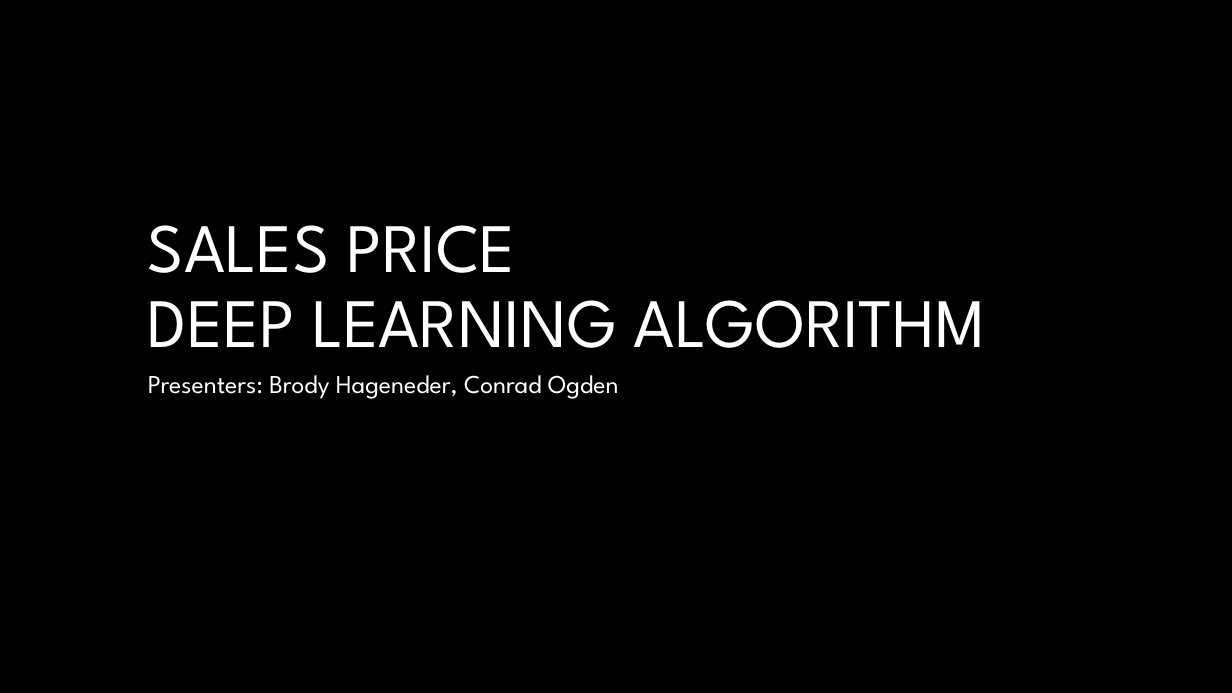
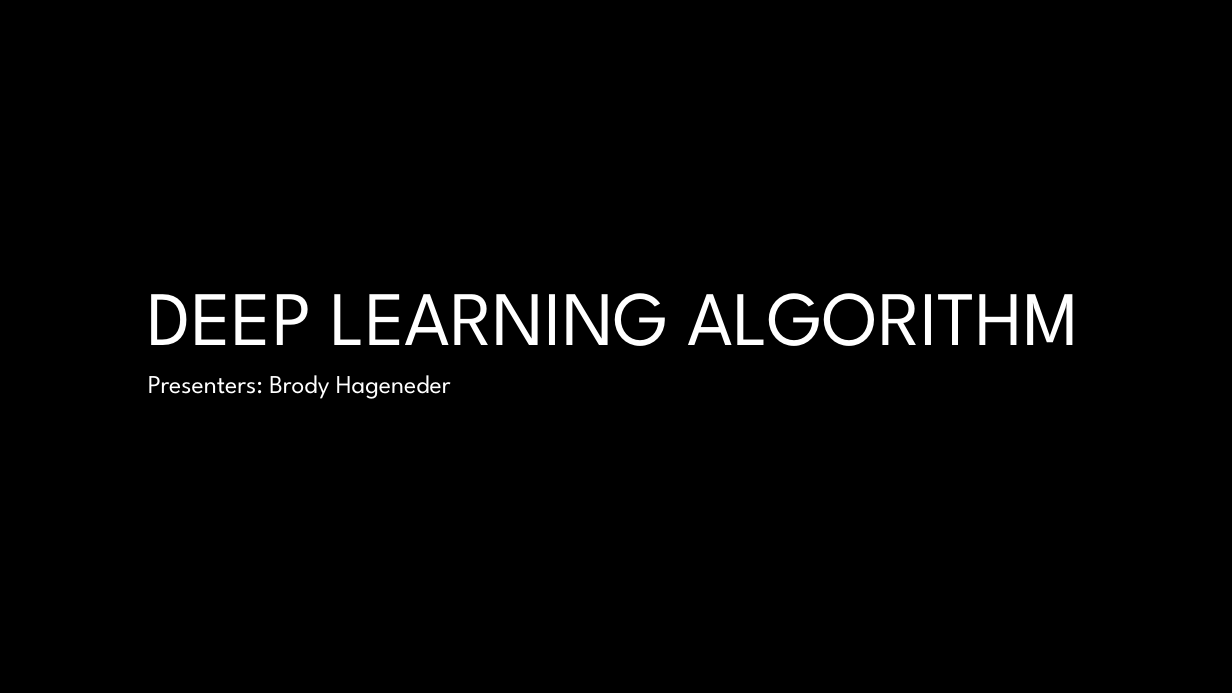
Before and after one commit to bhageneder/Hackathon2023, a slide deck: slide 1 of SalesPriceHackathonPresentation.pptx. Drawn at 1232x693 pixels with LibreOffice and Linux fonts; fonts in the diff are those of the drawing; background and template pictures are left out. Boxes give left, top, right and bottom in pixels: in the first picture for what was removed or moved away, otherwise in the second. Text is boxed around its words. In the diff, an @@ line names an element or a change of style, - is before the commit and + after.

```diff
--- a/SalesPriceHackathonPresentation.pptx
+++ b/SalesPriceHackathonPresentation.pptx
@@ title at box(148, 293, 1079, 346): text changed; size 54 to 60 pt @@
-SALES PRICE
-DEEP LEARNING ALGORITHM
+DEEP LEARNING ALGORITHM
@@ subtitle at box(148, 375, 451, 399): text changed @@
-Presenters: Brody Hageneder, Conrad Ogden
+Presenters: Brody Hageneder
```
Also in this commit, not shown: 1 slide added, 1 other file.
